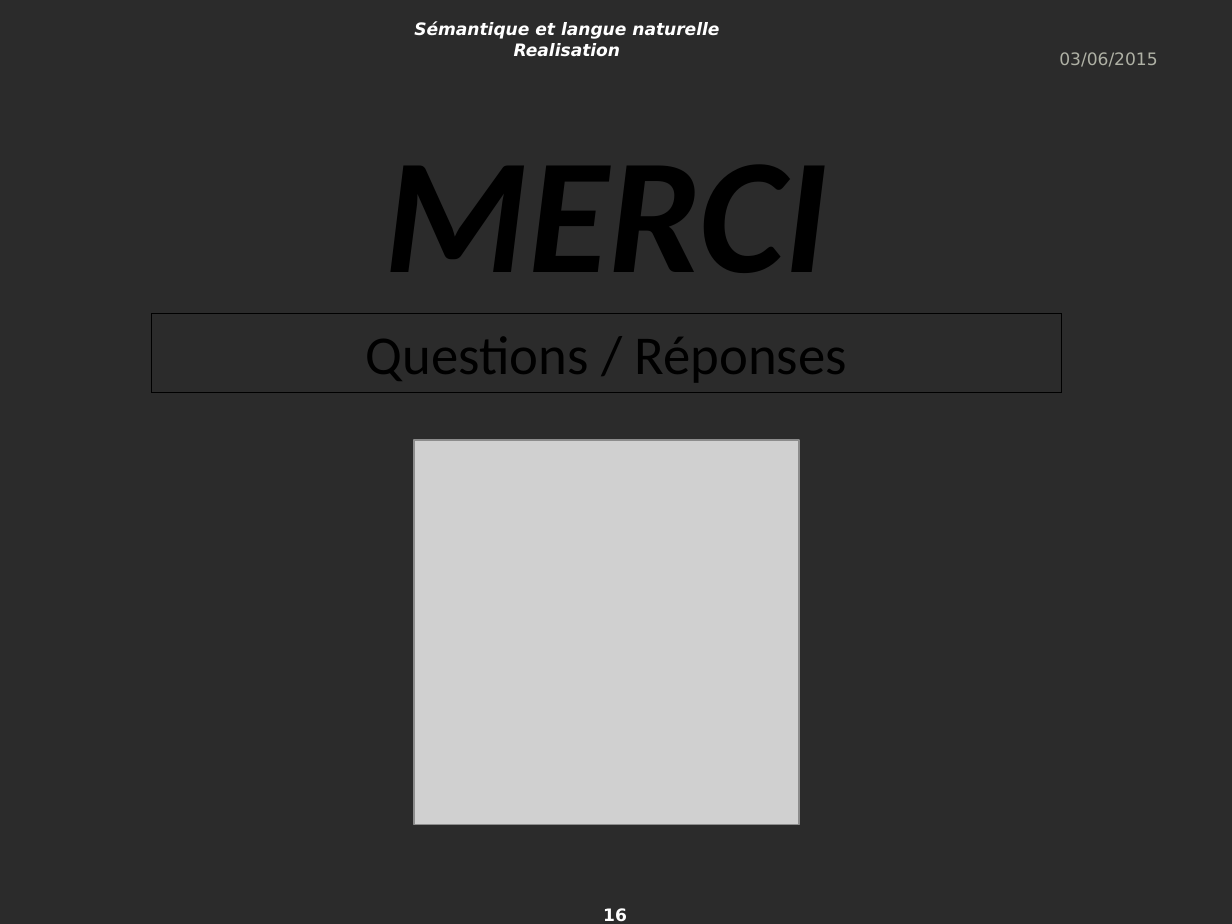
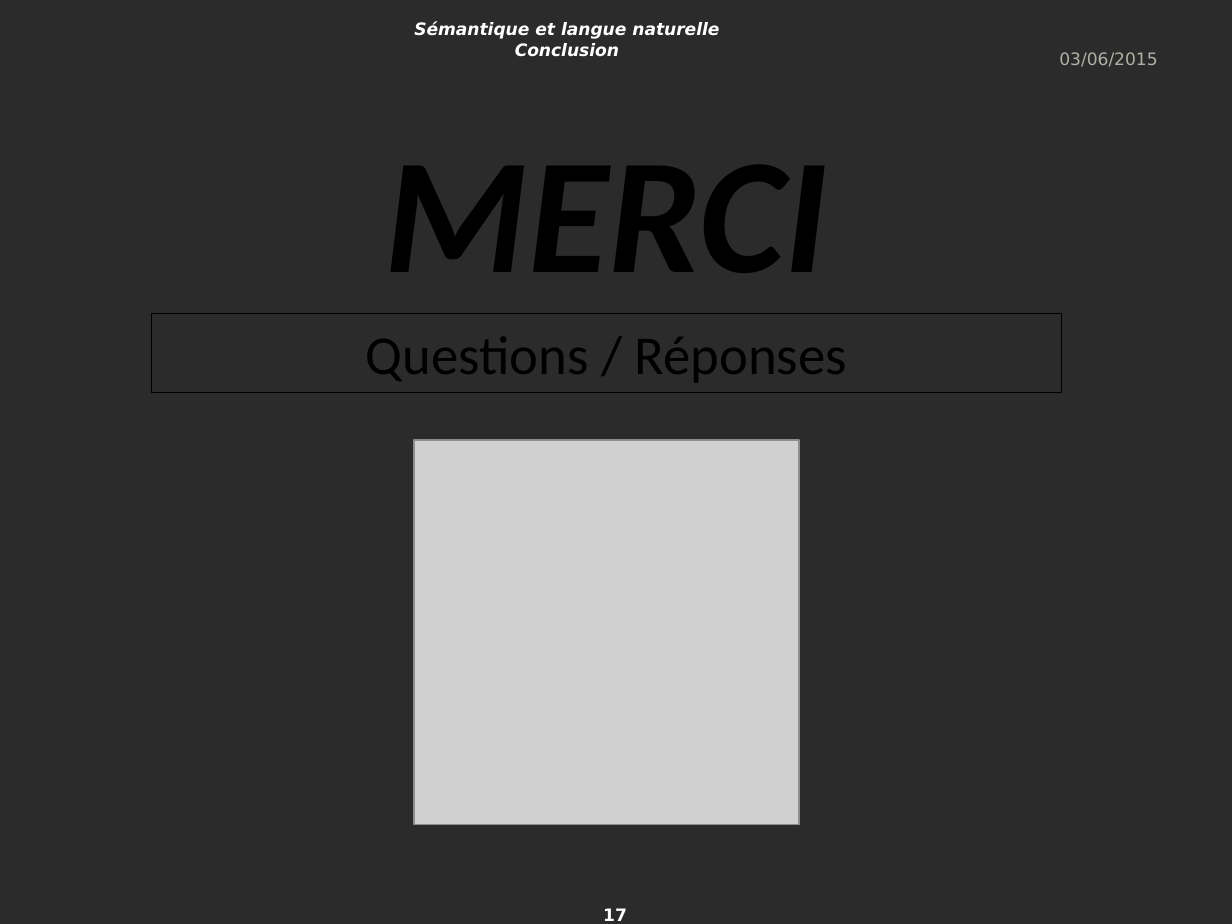
Before and after one commit to wael54/ProjetTER, a slide deck: slide 17 of Presentation_TER.pptx (slide 16 before the commit). Drawn at 1232x924 pixels with LibreOffice and Linux fonts; fonts in the diff are those of the drawing; grey boxes stand for pictures; background and template pictures are left out; a plain dark background stands for a picture behind light text. Boxes give left, top, right and bottom in pixels: in the first picture for what was removed or moved away, otherwise in the second. Text is boxed around its words. In the diff, an @@ line names an element or a change of style, - is before the commit and + after.

```diff
--- a/Presentation_TER.pptx
+++ b/Presentation_TER.pptx
@@ text at [515,43,619,57]: text changed @@
-Realisation
+Conclusion
@@ page number at [603,908,627,921]: text changed @@
-16
+17
```
Also in this commit, not shown: 7 other slides changed, 1 slide added.
